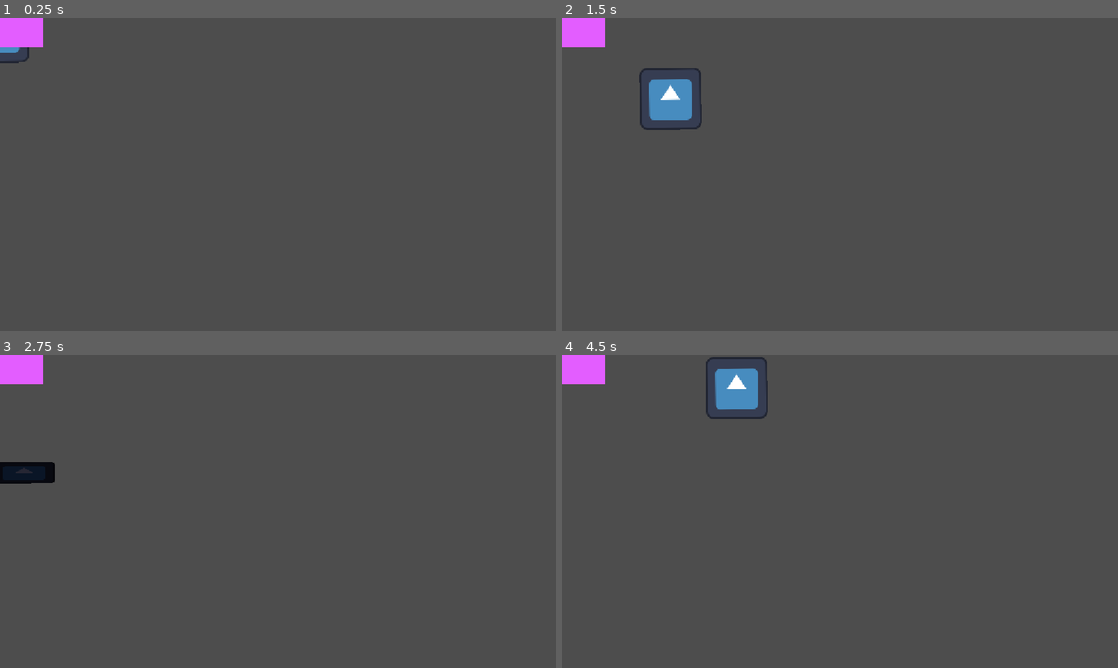
Above: before the commit, frames 1-4 (two rows, left to right).
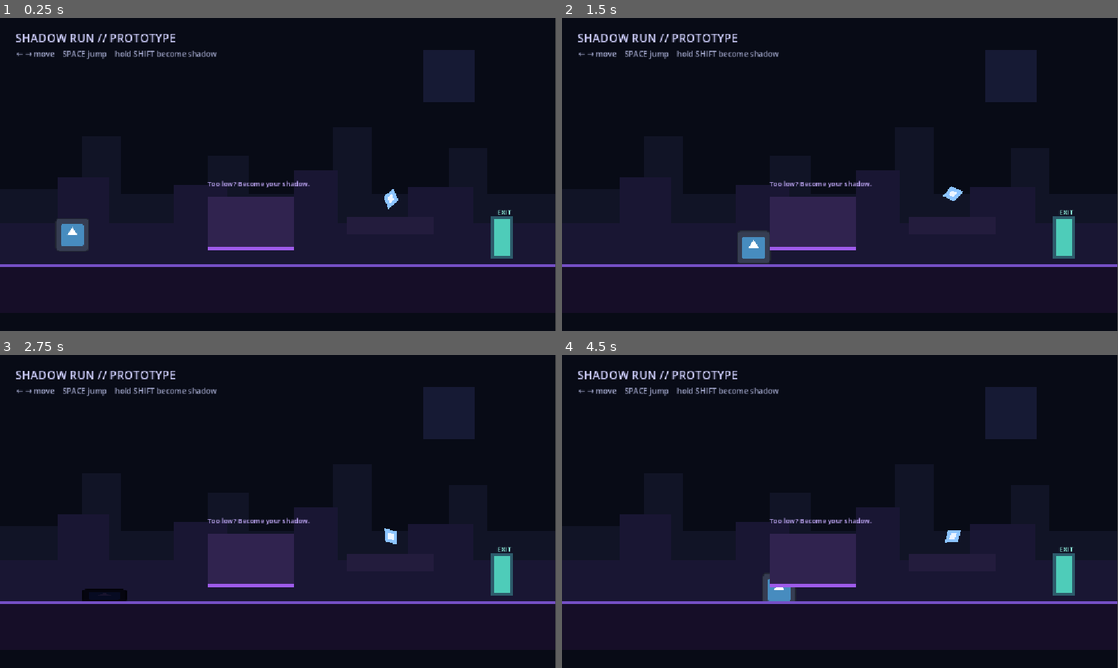
Above: after the commit, the same moments.

Repository: Yass29/shadow-run
Game: Godot game, scene res://level1.tscn
Two runs of this game, one before a commit and one after it. Both use one fixed random seed, a clock stepped at 60 frames per second and the inputs below. The engine's default icon, where the game draws it, is replaced by a stand-in: a white triangle on a blue panel in a dark square.
Inputs:
- Up to frame 1 (0.25 s): no input
- Up to frame 2 (1.5 s): tap Enter (ui_accept) at 0.5, 0.77 s; hold Shift 0.53-1.28 s; hold Right (ui_right) from 0.53 s (still down); tap Shift at 1.35 s
- Up to frame 3 (2.75 s): tap Enter (ui_accept) at 1.52 s; release Right (ui_right) at 2.03 s; hold Left (ui_left) from 2.03 s (still down); hold Shift from 2.03 s (still down)
- Up to frame 4 (4.5 s): release Left (ui_left) at 2.78 s; release Shift at 2.78 s; hold Right (ui_right) 2.78-4.28 s; tap Shift at 2.85, 4.35 s; tap Enter (ui_accept) at 3.02, 3.77 s; hold Shift 3.53-4.28 s; hold Left (ui_left) from 4.28 s (still down)

The runs differ from the first frame. In frame 1, 99% of the frame differs, in the area x 0-100%, y 0-100%; in frame 2, 99%; in frame 3, 99%; in frame 4, 100%.

Commit message:
Build first playable Shadow Run room (#1)
* Polish player movement and shadow form

* Add collectible energy fragment

* Build first playable Shadow Run room

* Fix platform collision size

Diff:
--- /dev/null
+++ b/energy_fragment.gd
@@ -0,0 +1,17 @@
+extends Area2D
+
+var base_y := 0.0
+var time := 0.0
+
+func _ready() -> void:
+	base_y = position.y
+	body_entered.connect(_on_body_entered)
+
+func _process(delta: float) -> void:
+	time += delta
+	position.y = base_y + sin(time * 3.0) * 6.0
+	rotation += delta * 0.9
+
+func _on_body_entered(body: Node) -> void:
+	if body is CharacterBody2D:
+		queue_free()
--- a/level1.tscn
+++ b/level1.tscn
@@ -1,46 +1,153 @@
-[gd_scene format=3 uid="uid://doxplx6nrjfq1"]
+[gd_scene load_steps=8 format=3 uid="uid://doxplx6nrjfq1"]
 
 [ext_resource type="Script" uid="uid://gnog5jweu2oj" path="res://player.gd" id="1_dopym"]
 [ext_resource type="Texture2D" uid="uid://df5ovurx35pcl" path="res://icon.svg" id="2_ootpb"]
+[ext_resource type="Script" path="res://energy_fragment.gd" id="3_energy"]
 
-[sub_resource type="RectangleShape2D" id="RectangleShape2D_qns05"]
-size = Vector2(70, 90)
+[sub_resource type="RectangleShape2D" id="RectangleShape2D_player"]
+size = Vector2(52, 70)
 
-[sub_resource type="RectangleShape2D" id="RectangleShape2D_n7lcu"]
-size = Vector2(1000, 80)
+[sub_resource type="RectangleShape2D" id="RectangleShape2D_ground"]
+size = Vector2(1150, 100)
 
-[sub_resource type="RectangleShape2D" id="RectangleShape2D_sotef"]
-size = Vector2(180, 120)
+[sub_resource type="RectangleShape2D" id="RectangleShape2D_obstacle"]
+size = Vector2(180, 110)
 
-[node name="Level1" type="Node2D" unique_id=930740340]
+[sub_resource type="RectangleShape2D" id="RectangleShape2D_platform"]
+size = Vector2(180, 36)
 
-[node name="Player" type="CharacterBody2D" parent="." unique_id=249272961]
-position = Vector2(-4, 0)
+[sub_resource type="CircleShape2D" id="CircleShape2D_fragment"]
+radius = 16.0
+
+[node name="Level1" type="Node2D"]
+
+[node name="Background" type="Polygon2D" parent="."]
+z_index = -20
+polygon = PackedVector2Array(0, 0, 1150, 0, 1150, 647, 0, 647)
+color = Color(0.035, 0.045, 0.09, 1)
+
+[node name="MoonGlow" type="Polygon2D" parent="."]
+z_index = -18
+position = Vector2(930, 120)
+polygon = PackedVector2Array(-54, -54, 54, -54, 54, 54, -54, 54)
+color = Color(0.16, 0.18, 0.35, 0.45)
+
+[node name="Skyline1" type="Polygon2D" parent="."]
+z_index = -12
+polygon = PackedVector2Array(0, 355, 170, 355, 170, 245, 250, 245, 250, 365, 430, 365, 430, 285, 515, 285, 515, 365, 690, 365, 690, 225, 770, 225, 770, 365, 930, 365, 930, 270, 1010, 270, 1010, 365, 1150, 365, 1150, 510, 0, 510)
+color = Color(0.07, 0.08, 0.15, 1)
+
+[node name="Skyline2" type="Polygon2D" parent="."]
+z_index = -11
+polygon = PackedVector2Array(0, 425, 120, 425, 120, 330, 225, 330, 225, 425, 360, 425, 360, 345, 470, 345, 470, 425, 610, 425, 610, 315, 700, 315, 700, 425, 845, 425, 845, 350, 980, 350, 980, 425, 1150, 425, 1150, 510, 0, 510)
+color = Color(0.10, 0.09, 0.20, 1)
+
+[node name="Title" type="Label" parent="."]
+offset_left = 32.0
+offset_top = 24.0
+offset_right = 360.0
+offset_bottom = 58.0
+theme_override_colors/font_color = Color(0.82, 0.82, 1, 1)
+theme_override_font_sizes/font_size = 24
+text = "SHADOW RUN // PROTOTYPE"
+
+[node name="Controls" type="Label" parent="."]
+offset_left = 34.0
+offset_top = 62.0
+offset_right = 560.0
+offset_bottom = 92.0
+theme_override_colors/font_color = Color(0.62, 0.64, 0.78, 1)
+theme_override_font_sizes/font_size = 16
+text = "← → move    SPACE jump    hold SHIFT become shadow"
+
+[node name="Player" type="CharacterBody2D" parent="."]
+position = Vector2(150, 420)
 script = ExtResource("1_dopym")
 
-[node name="CollisionShape2D" type="CollisionShape2D" parent="Player" unique_id=57937298]
-shape = SubResource("RectangleShape2D_qns05")
+[node name="CollisionShape2D" type="CollisionShape2D" parent="Player"]
+shape = SubResource("RectangleShape2D_player")
 
-[node name="Sprite2D" type="Sprite2D" parent="Player" unique_id=1288459587]
-rotation = -0.010572314
+[node name="Sprite2D" type="Sprite2D" parent="Player"]
 texture = ExtResource("2_ootpb")
 
-[node name="Ground" type="StaticBody2D" parent="." unique_id=1264650020]
-position = Vector2(0, 300)
+[node name="Ground" type="StaticBody2D" parent="."]
+position = Vector2(575, 560)
 
-[node name="CollisionShape2D" type="CollisionShape2D" parent="Ground" unique_id=504019638]
-rotation = 6.26973
-shape = SubResource("RectangleShape2D_n7lcu")
+[node name="CollisionShape2D" type="CollisionShape2D" parent="Ground"]
+shape = SubResource("RectangleShape2D_ground")
 
-[node name="LowObstacle" type="StaticBody2D" parent="." unique_id=1485184143]
+[node name="Visual" type="Polygon2D" parent="Ground"]
+polygon = PackedVector2Array(-575, -50, 575, -50, 575, 50, -575, 50)
+color = Color(0.09, 0.055, 0.16, 1)
 
-[node name="CollisionShape2D" type="CollisionShape2D" parent="LowObstacle" unique_id=1956798885]
-position = Vector2(350, 220)
-shape = SubResource("RectangleShape2D_sotef")
+[node name="GroundTop" type="Polygon2D" parent="Ground"]
+polygon = PackedVector2Array(-575, -50, 575, -50, 575, -44, -575, -44)
+color = Color(0.46, 0.31, 0.78, 1)
 
-[node name="ColorRect" type="ColorRect" parent="LowObstacle" unique_id=21267448]
+[node name="LowObstacle" type="StaticBody2D" parent="."]
+position = Vector2(520, 425)
+
+[node name="CollisionShape2D" type="CollisionShape2D" parent="LowObstacle"]
+shape = SubResource("RectangleShape2D_obstacle")
+
+[node name="Visual" type="Polygon2D" parent="LowObstacle"]
+polygon = PackedVector2Array(-90, -55, 90, -55, 90, 55, -90, 55)
+color = Color(0.19, 0.14, 0.31, 1)
+
+[node name="EdgeGlow" type="Polygon2D" parent="LowObstacle"]
+polygon = PackedVector2Array(-90, 49, 90, 49, 90, 55, -90, 55)
+color = Color(0.62, 0.36, 0.92, 1)
+
+[node name="Hint" type="Label" parent="LowObstacle"]
 offset_left = -90.0
-offset_top = -60.0
-offset_right = 90.0
-offset_bottom = 60.0
-color = Color(0.8897965, 0.3645049, 1, 1)
+offset_top = -92.0
+offset_right = 115.0
+offset_bottom = -64.0
+theme_override_colors/font_color = Color(0.78, 0.68, 1, 1)
+theme_override_font_sizes/font_size = 14
+text = "Too low? Become your shadow."
+
+[node name="Platform" type="StaticBody2D" parent="."]
+position = Vector2(810, 430)
+
+[node name="CollisionShape2D" type="CollisionShape2D" parent="Platform"]
+shape = SubResource("RectangleShape2D_platform")
+
+[node name="Visual" type="Polygon2D" parent="Platform"]
+polygon = PackedVector2Array(-90, -18, 90, -18, 90, 18, -90, 18)
+color = Color(0.14, 0.11, 0.24, 1)
+
+[node name="EnergyFragment" type="Area2D" parent="."]
+position = Vector2(810, 370)
+script = ExtResource("3_energy")
+
+[node name="CollisionShape2D" type="CollisionShape2D" parent="EnergyFragment"]
+shape = SubResource("CircleShape2D_fragment")
+
+[node name="Crystal" type="Polygon2D" parent="EnergyFragment"]
+polygon = PackedVector2Array(0, -22, 16, 0, 0, 22, -16, 0)
+color = Color(0.55, 0.77, 1, 1)
+
+[node name="Core" type="Polygon2D" parent="EnergyFragment"]
+polygon = PackedVector2Array(0, -10, 7, 0, 0, 10, -7, 0)
+color = Color(0.92, 0.96, 1, 1)
+
+[node name="ExitMarker" type="Polygon2D" parent="."]
+position = Vector2(1040, 454)
+polygon = PackedVector2Array(-22, -44, 22, -44, 22, 44, -22, 44)
+color = Color(0.18, 0.36, 0.42, 1)
+
+[node name="ExitGlow" type="Polygon2D" parent="."]
+position = Vector2(1040, 454)
+polygon = PackedVector2Array(-16, -38, 16, -38, 16, 38, -16, 38)
+color = Color(0.35, 0.95, 0.83, 0.75)
+
+[node name="ExitText" type="Label" parent="."]
+offset_left = 995.0
+offset_top = 392.0
+offset_right = 1095.0
+offset_bottom = 420.0
+theme_override_colors/font_color = Color(0.6, 1, 0.92, 1)
+theme_override_font_sizes/font_size = 14
+text = "EXIT"
+horizontal_alignment = 1
--- a/player.gd
+++ b/player.gd
@@ -1,9 +1,17 @@
 extends CharacterBody2D
 
-const SPEED = 250.0
-const JUMP_VELOCITY = -450.0
+const SPEED := 260.0
+const JUMP_VELOCITY := -450.0
+const NORMAL_COLLISION_SIZE := Vector2(52, 70)
+const SHADOW_COLLISION_SIZE := Vector2(72, 24)
+const NORMAL_SPRITE_SCALE := Vector2(0.55, 0.55)
+const SHADOW_SPRITE_SCALE := Vector2(0.72, 0.20)
 
 var is_shadow := false
+
+func _ready() -> void:
+	$Sprite2D.scale = NORMAL_SPRITE_SCALE
+	$CollisionShape2D.shape.size = NORMAL_COLLISION_SIZE
 
 func _physics_process(delta: float) -> void:
 	if not is_on_floor():
@@ -13,36 +21,27 @@
 		velocity.y = JUMP_VELOCITY
 
 	var direction := Input.get_axis("ui_left", "ui_right")
-
 	if direction:
 		velocity.x = direction * SPEED
 	else:
 		velocity.x = move_toward(velocity.x, 0, SPEED)
 
-	if Input.is_key_pressed(KEY_SHIFT):
-		set_shadow_mode(true)
-	else:
-		set_shadow_mode(false)
-
+	set_shadow_mode(Input.is_key_pressed(KEY_SHIFT))
 	move_and_slide()
-
 
 func set_shadow_mode(enabled: bool) -> void:
 	if is_shadow == enabled:
 		return
 
 	is_shadow = enabled
-
-	var sprite = $Sprite2D
-	var collision = $CollisionShape2D
+	var sprite := $Sprite2D
+	var collision := $CollisionShape2D
 
 	if is_shadow:
-		sprite.modulate = Color(0.15, 0.15, 0.2, 1.0)
-		sprite.scale = Vector2(1.0, 0.35)
-
-		collision.shape.size = Vector2(70, 30)
+		sprite.modulate = Color(0.10, 0.08, 0.18, 1.0)
+		sprite.scale = SHADOW_SPRITE_SCALE
+		collision.shape.size = SHADOW_COLLISION_SIZE
 	else:
 		sprite.modulate = Color.WHITE
-		sprite.scale = Vector2(1.0, 1.0)
-
-		collision.shape.size = Vector2(70, 90)
+		sprite.scale = NORMAL_SPRITE_SCALE
+		collision.shape.size = NORMAL_COLLISION_SIZE
